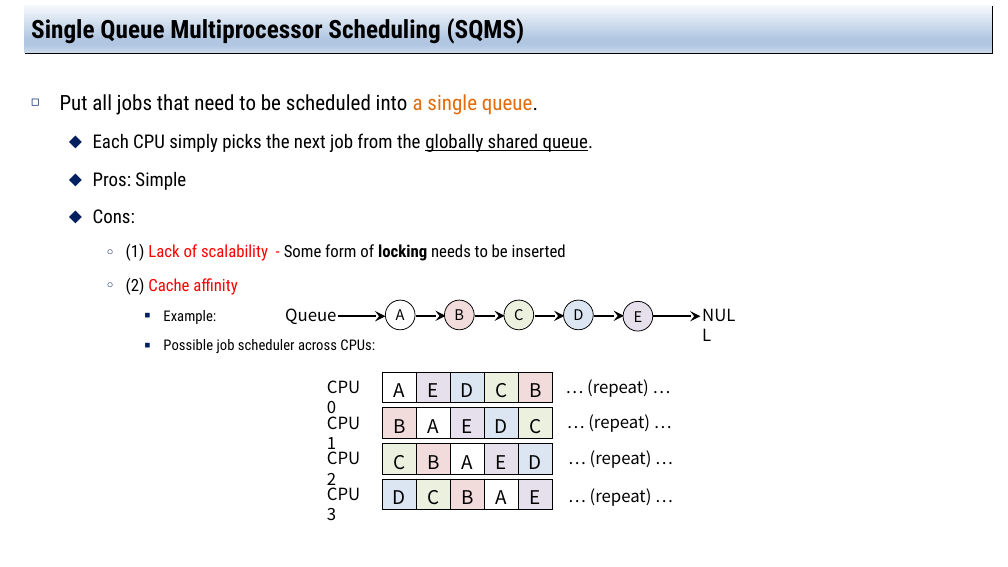
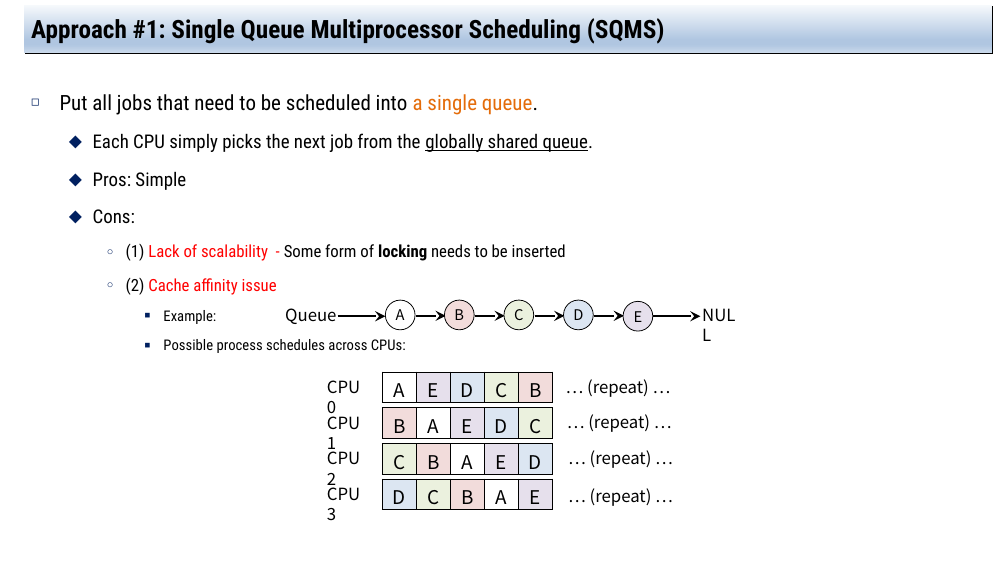
Before and after one commit to jachermocilla/extra-course-materials, a slide deck: slide 13 of cmsc125/ostep/slides/01.Virtualization/10.Multiprocessor_Scheduling(Advanced).pptx. Drawn at 1008x567 pixels with LibreOffice and Linux fonts; fonts in the diff are those of the drawing. Boxes give left, top, right and bottom in pixels: in the first picture for what was removed or moved away, otherwise in the second. Text is boxed around its words. In the diff, an @@ line names an element or a change of style, - is before the commit and + after.

```diff
--- a/cmsc125/ostep/slides/01.Virtualization/10.Multiprocessor_Scheduling(Advanced).pptx
+++ b/cmsc125/ostep/slides/01.Virtualization/10.Multiprocessor_Scheduling(Advanced).pptx
@@ title at (31, 15, 665, 44): text changed @@
-Single Queue Multiprocessor Scheduling (SQMS)
+Approach #1: Single Queue Multiprocessor Scheduling (SQMS)
@@ text at (126, 278, 277, 295): text changed @@
-    ○ (2) Cache affinity
+    ○ (2) Cache affinity issue
@@ text at (163, 339, 406, 353): text changed @@
-      ■ Possible job scheduler across CPUs:
+      ■ Possible process schedules across CPUs:
```
Also in this commit, not shown: 10 other slides changed, 1 slide added, 1 other file.
